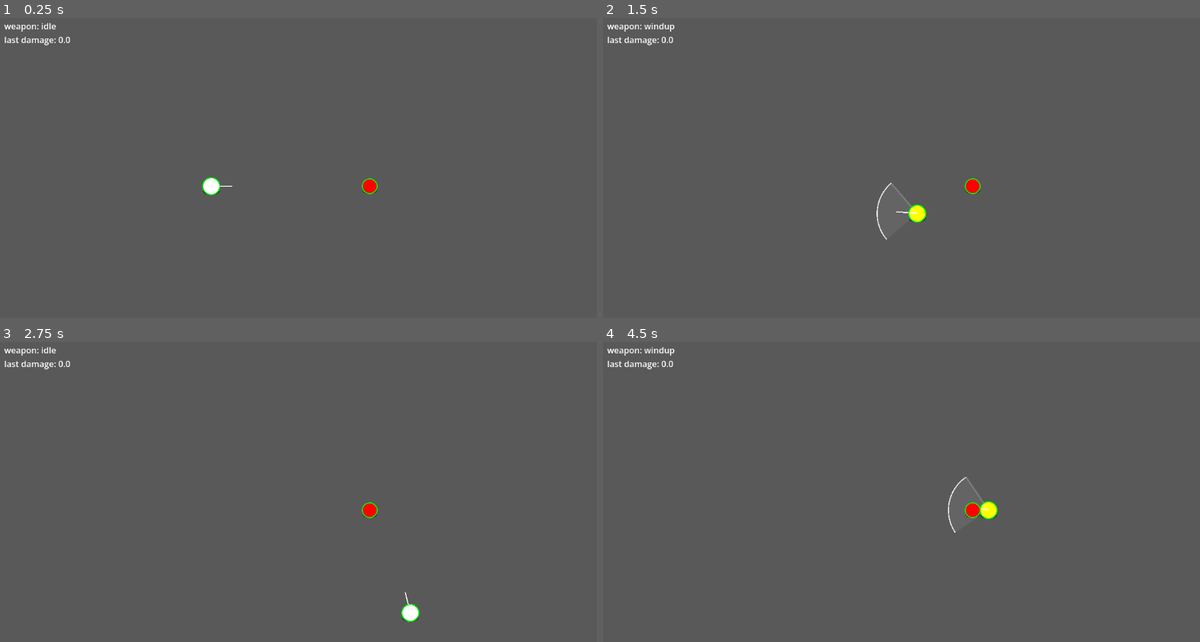
Above: before the commit, frames 1-4 (two rows, left to right).
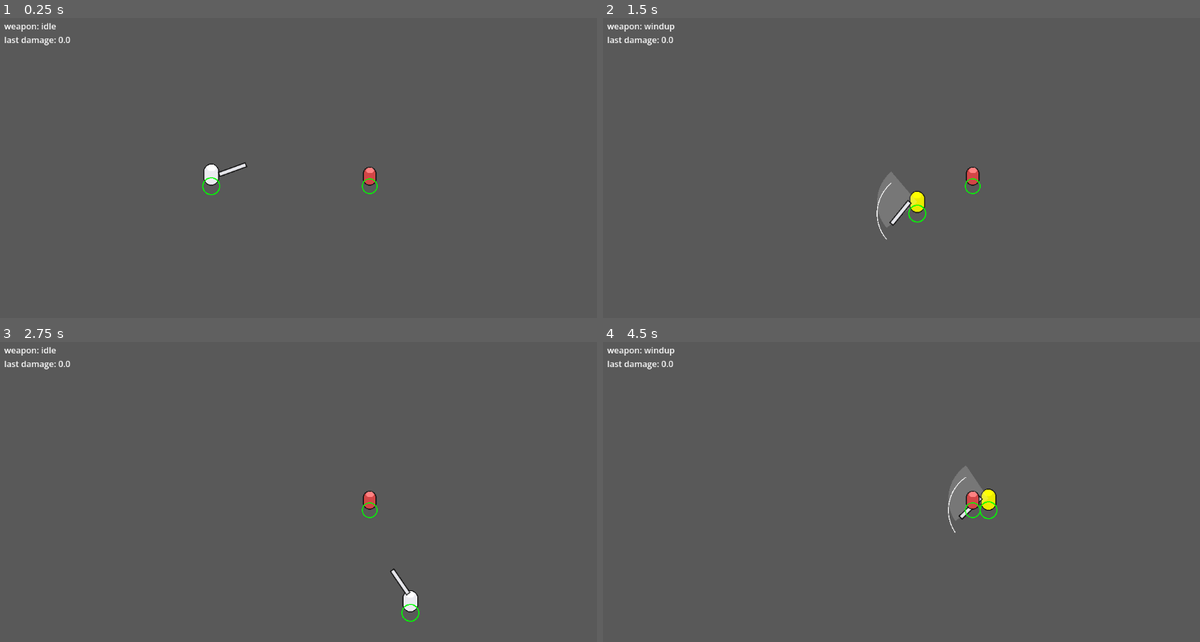
Above: after the commit, the same moments.

Repository: Matcry12/Thiat
Game: Godot game, scene res://scenes/arena.tscn
The game is run twice, just before and just after one commit, with the same random seed, the same clock (stepped at 60 frames per second) and the same inputs.
Inputs (mouse positions are in pixels of both pictures, inside the frame that each line leads up to):
- Up to frame 1 (0.25 s): no input
- Up to frame 2 (1.5 s): tap Enter at 0.5 s; move the mouse to (1038, 168) at 0.52 s; hold D (move_right) 0.53-1.28 s; click (1038, 168) at 0.6 s; move the mouse to (788, 204) at 1.27 s; hold S (move_down) from 1.28 s (still down); click (788, 204) at 1.35 s
- Up to frame 3 (2.75 s): move the mouse to (364, 435) at 2.02 s; release S (move_down) at 2.03 s; hold D (move_right) from 2.03 s (still down); click (364, 435) at 2.1 s
- Up to frame 4 (4.5 s): move the mouse to (877, 579) at 2.77 s; release D (move_right) at 2.78 s; hold W (move_up) 2.78-3.53 s; click (877, 579) at 2.85 s; move the mouse to (1092, 561) at 3.52 s; hold A (move_left) from 3.53 s (still down); click (1092, 561) at 3.6 s; move the mouse to (722, 459) at 4.27 s; click (722, 459) at 4.35 s

The runs differ from the first frame. In frame 1, 0.5% of the frame differs, in the area x 34-64%, y 48-59%; in frame 2, 0.7%, in the area x 45-64%, y 49-74%; in frame 3, 0.5%; in frame 4, 0.6%.

Commit message:
feat(slice-1.5): sprite template - real PNG files instead of code drawing
Placeholder art is now real image files shown by Sprite2D nodes, so swapping in
a real asset pack is a file replacement plus an inspector nudge, never a code
change (decision 0010).

- ActorVisual: the contract every character visual implements (set_move_state,
  set_facing, set_weapon_state, set_aim_angle). A future AnimatedSprite2D visual
  subclasses it and no combat code changes.
- SpriteActorVisual: placeholder implementation. Body and Shadow are separate
  Sprite2D nodes, so replacing the body keeps the shadow. Exported body_offset
  and shadow_offset are how art gets aligned without code.
- WeaponVisual: the sword is a sprite on a pivot that winds back and sweeps
  through the arc, all timed from WeaponData. Replaces the code-drawn wedge.
  Kept as a SIBLING of Visual, not a child, so replacing Visual cannot delete it.
- player.gd now publishes movement state and facing, not just weapon state.
- Y-sorting enabled: feet are the origin, so overlapping bodies draw in order.
- tools/make_placeholders.py generates the placeholder PNGs, re-runnable.
- docs/wiki/replacing-art.md: the 3-step guide for swapping in real assets.

Deleted: scripts/circle_visual.gd, scripts/fx/swing_arc.gd.
All four tests pass, project boots clean.

Co-Authored-By: Claude Opus 5 <noreply@anthropic.com>

Diff:
--- a/scenes/arena.tscn
+++ b/scenes/arena.tscn
@@ -11,6 +11,7 @@
 size = Vector2(32, 648)
 
 [node name="Arena" type="Node2D"]
+y_sort_enabled = true
 
 [node name="Background" type="ColorRect" parent="."]
 mouse_filter = 2
--- a/scenes/dummy.tscn
+++ b/scenes/dummy.tscn
@@ -1,9 +1,11 @@
-[gd_scene load_steps=5 format=3]
+[gd_scene load_steps=7 format=3]
 
 [ext_resource type="Script" path="res://scripts/dummy.gd" id="1"]
-[ext_resource type="Script" path="res://scripts/circle_visual.gd" id="2"]
+[ext_resource type="Script" path="res://scripts/visual/sprite_actor_visual.gd" id="2"]
 [ext_resource type="Script" path="res://scripts/components/hurtbox.gd" id="3"]
 [ext_resource type="Script" path="res://scripts/components/health.gd" id="4"]
+[ext_resource type="Texture2D" path="res://assets/placeholder/enemy.png" id="5"]
+[ext_resource type="Texture2D" path="res://assets/placeholder/shadow.png" id="6"]
 
 [sub_resource type="CircleShape2D" id="BodyShape"]
 radius = 14.0
@@ -19,9 +21,15 @@
 
 [node name="Visual" type="Node2D" parent="."]
 script = ExtResource("2")
-radius = 14.0
-height = 30.0
-base_color = Color(1, 0, 0, 1)
+body_texture = ExtResource("5")
+shadow_texture = ExtResource("6")
+body_offset = Vector2(0, -19)
+shadow_offset = Vector2(0, -2)
+
+[node name="Body" type="Sprite2D" parent="Visual"]
+
+[node name="Shadow" type="Sprite2D" parent="Visual"]
+z_index = -1
 
 [node name="Hurtbox" type="Area2D" parent="."]
 collision_layer = 4
--- a/scenes/player.tscn
+++ b/scenes/player.tscn
@@ -1,12 +1,15 @@
-[gd_scene load_steps=9 format=3]
+[gd_scene load_steps=11 format=3]
 
 [ext_resource type="Script" path="res://scripts/player.gd" id="1"]
-[ext_resource type="Script" path="res://scripts/circle_visual.gd" id="2"]
+[ext_resource type="Script" path="res://scripts/visual/sprite_actor_visual.gd" id="2"]
 [ext_resource type="Script" path="res://scripts/components/hurtbox.gd" id="3"]
-[ext_resource type="Script" path="res://scripts/fx/swing_arc.gd" id="7"]
+[ext_resource type="Script" path="res://scripts/visual/weapon_visual.gd" id="7"]
 [ext_resource type="Script" path="res://scripts/components/hitbox.gd" id="4"]
 [ext_resource type="Script" path="res://scripts/weapons/weapon_holder.gd" id="5"]
 [ext_resource type="Resource" path="res://data/weapons/sword.tres" id="6"]
+[ext_resource type="Texture2D" path="res://assets/placeholder/player.png" id="8"]
+[ext_resource type="Texture2D" path="res://assets/placeholder/shadow.png" id="9"]
+[ext_resource type="Texture2D" path="res://assets/placeholder/sword.png" id="10"]
 
 [sub_resource type="CircleShape2D" id="BodyShape"]
 radius = 16.0
@@ -26,13 +29,26 @@
 
 [node name="Visual" type="Node2D" parent="."]
 script = ExtResource("2")
-radius = 16.0
-height = 34.0
-draw_aim_indicator = true
+body_texture = ExtResource("8")
+shadow_texture = ExtResource("9")
+body_offset = Vector2(0, -22)
+shadow_offset = Vector2(0, -2)
 
-[node name="SwingArc" type="Node2D" parent="Visual"]
+[node name="Body" type="Sprite2D" parent="Visual"]
+
+[node name="Shadow" type="Sprite2D" parent="Visual"]
+z_index = -1
+
+[node name="WeaponVisual" type="Node2D" parent="."]
+position = Vector2(0, -22)
 script = ExtResource("7")
 weapon = ExtResource("6")
+blade_texture = ExtResource("10")
+blade_offset = Vector2(0, 0)
+
+[node name="Blade" type="Sprite2D" parent="WeaponVisual"]
+centered = false
+offset = Vector2(0, -5)
 
 [node name="Hurtbox" type="Area2D" parent="."]
 collision_layer = 2
--- a/scripts/circle_visual.gd
+++ /dev/null
@@ -1,49 +0,0 @@
-extends Node2D
-## Primitive-art visual, 2.5D top-down (Soul Knight style): the world is seen from
-## above, but BODIES STAY UPRIGHT and face the camera — they never rotate with aim.
-## Only the aim indicator rotates. A ground shadow sells the height.
-##
-## Everything drawn here is placeholder. This node is the single swap point for a
-## sprite later; no combat script may reach inside it (see decision 0005).
-
-@export var radius := 16.0
-@export var height := 34.0              ## upright body height (2.5D)
-@export var base_color := Color.WHITE
-@export var draw_shadow := true
-@export var draw_aim_indicator := false
-@export var aim_indicator_length := 40.0
-
-var aim_angle := 0.0                     ## set by the owner; only the indicator uses it
-var _tint := Color.WHITE
-
-func set_weapon_state(state: String) -> void:
-	match state:
-		"windup": _tint = Color.YELLOW
-		"active": _tint = Color.RED
-		"recovery": _tint = Color.GRAY
-		_: _tint = Color.WHITE
-	queue_redraw()
-
-func set_aim_angle(angle: float) -> void:
-	if not is_equal_approx(angle, aim_angle):
-		aim_angle = angle
-		queue_redraw()
-
-func _draw() -> void:
-	# Ground shadow: an ellipse at the feet is what reads as "standing up" in 2.5D.
-	if draw_shadow:
-		draw_set_transform(Vector2(0, radius * 0.6), 0.0, Vector2(1.0, 0.45))
-		draw_circle(Vector2.ZERO, radius, Color(0, 0, 0, 0.35))
-		draw_set_transform(Vector2.ZERO, 0.0, Vector2.ONE)
-
-	# Upright capsule body: never rotated by aim.
-	var color := base_color * _tint
-	var half := (height - radius * 2.0) * 0.5
-	draw_circle(Vector2(0, -half), radius, color)
-	draw_circle(Vector2(0, half), radius, color)
-	draw_rect(Rect2(-radius, -half, radius * 2.0, half * 2.0), color)
-
-	# Aim indicator: the ONLY thing that follows the cursor.
-	if draw_aim_indicator:
-		var from := Vector2(0, -half * 0.3)
-		draw_line(from, from + Vector2.RIGHT.rotated(aim_angle) * aim_indicator_length, Color.WHITE, 2.0)
--- a/scripts/fx/swing_arc.gd
+++ /dev/null
@@ -1,76 +0,0 @@
-extends Node2D
-class_name SwingArc
-## The visible sword swing: a wedge that sweeps through the weapon's arc, then fades.
-##
-## Placeholder ONLY. This node exists so the swing has a *slot* in the scene tree:
-## replace it with an AnimatedSprite2D (or a shader quad, or a trail) and nothing else
-## changes — it is driven entirely by `on_weapon_state()` + the WeaponData numbers,
-## never by hardcoded timings. See decision 0005.
-
-@export var weapon: WeaponData
-@export var color := Color(1, 1, 1, 0.85)
-@export var fade_time := 0.12          ## how long the wedge lingers after the active frame
-@export var sweep := true              ## sweep the leading edge through the arc, vs pop the whole wedge
-@export var thickness := 3.0
-@export var telegraph_alpha := 0.18    ## faint wedge shown during windup so the reach is readable
-
-var aim_angle := 0.0
-
-var _phase := "idle"
-var _t := 0.0                          ## 0..1 through the current phase
-var _fade := 0.0
-
-func set_aim_angle(angle: float) -> void:
-	aim_angle = angle
-
-func on_weapon_state(state: String) -> void:
-	_phase = state
-	_t = 0.0
-	if state == "recovery":
-		_fade = fade_time
-	queue_redraw()
-
-func _process(delta: float) -> void:
-	if weapon == null:
-		return
-	var duration := 0.0
-	match _phase:
-		"windup": duration = weapon.windup
-		"active": duration = weapon.active
-		_: duration = 0.0
-	if duration > 0.0:
-		_t = minf(1.0, _t + delta / duration)
-	if _fade > 0.0:
-		_fade = maxf(0.0, _fade - delta)
-	if _phase != "idle" or _fade > 0.0:
-		queue_redraw()
-
-func _draw() -> void:
-	if weapon == null:
-		return
-	var half := deg_to_rad(weapon.arc_degrees * 0.5)
-	var r: float = weapon.reach
-
-	match _phase:
-		"windup":
-			# Faint full wedge: tells the player where the swing will land.
-			_draw_wedge(aim_angle - half, aim_angle + half, r, Color(color, telegraph_alpha))
-		"active":
-			# Leading edge sweeps across the arc so the swing reads as motion, not a flash.
-			var to_angle: float = aim_angle - half + (2.0 * half * (_t if sweep else 1.0))
-			_draw_wedge(aim_angle - half, to_angle, r, color)
-		_:
-			if _fade > 0.0:
-				var a: float = color.a * (_fade / fade_time)
-				_draw_wedge(aim_angle - half, aim_angle + half, r, Color(color, a))
-
-func _draw_wedge(from_angle: float, to_angle: float, r: float, c: Color) -> void:
-	if absf(to_angle - from_angle) < 0.001:
-		return
-	var points := PackedVector2Array([Vector2.ZERO])
-	var steps := 16
-	for i in steps + 1:
-		points.append(Vector2.RIGHT.rotated(lerpf(from_angle, to_angle, float(i) / steps)) * r)
-	draw_colored_polygon(points, Color(c, c.a * 0.35))
-	draw_arc(Vector2.ZERO, r, from_angle, to_angle, 24, c, thickness)
-	draw_line(Vector2.ZERO, Vector2.RIGHT.rotated(to_angle) * r, c, thickness)
--- a/scripts/player.gd
+++ b/scripts/player.gd
@@ -1,37 +1,47 @@
 extends CharacterBody2D
-## Player: 8-directional movement, mouse aim. Combat lives in WeaponHolder/Hitbox,
-## reached only through the `state_changed` signal — never touches Visual directly.
+## Player: 8-directional movement, mouse aim. Combat lives in WeaponHolder/Hitbox.
+## `visual`/`weapon_visual` are reached only through the ActorVisual contract
+## (set_move_state/set_facing/set_weapon_state/set_aim_angle) — never touched
+## for internals (decision 0005, 0010).
 
 @export var speed := 260.0
 
-@onready var visual: Node2D = $Visual
-@onready var swing_arc: SwingArc = $Visual/SwingArc
+@onready var visual: ActorVisual = $Visual
+# Sibling of Visual, NOT a child: replacing the Visual node must never
+# delete the weapon with it (same trap as the shadow).
+@onready var weapon_visual: WeaponVisual = $WeaponVisual
 @onready var weapon_holder: WeaponHolder = $WeaponHolder
 @onready var hitbox: Hitbox = $Hitbox
 
 var aim_direction := Vector2.RIGHT
+var _move_state := "idle"
 
 func _ready() -> void:
 	weapon_holder.state_changed.connect(_on_weapon_state_changed)
-	swing_arc.weapon = weapon_holder.weapon
+	weapon_visual.weapon = weapon_holder.weapon
 
 func _physics_process(_delta: float) -> void:
 	var input_dir := Input.get_vector("move_left", "move_right", "move_up", "move_down")
 	velocity = input_dir * speed
 	move_and_slide()
 
+	var new_move_state := "run" if velocity.length() > 1.0 else "idle"
+	if new_move_state != _move_state:
+		_move_state = new_move_state
+		visual.set_move_state(_move_state)
+
 	aim_direction = (get_global_mouse_position() - global_position).normalized()
 	if aim_direction == Vector2.ZERO:
 		aim_direction = Vector2.RIGHT
 	hitbox.aim_direction = aim_direction
-	# 2.5D: the body stays upright, only the aim indicator turns (decision 0009).
+	visual.set_facing(aim_direction)
+	# 2.5D: the body stays upright, only the aim indicator/weapon turn (decision 0009).
 	visual.set_aim_angle(aim_direction.angle())
-	swing_arc.set_aim_angle(aim_direction.angle())
+	weapon_visual.set_aim_angle(aim_direction.angle())
 
 	if Input.is_action_just_pressed("attack"):
 		weapon_holder.try_attack()
 
 func _on_weapon_state_changed(state: String) -> void:
-	if visual.has_method("set_weapon_state"):
-		visual.set_weapon_state(state)
-	swing_arc.on_weapon_state(state)
+	visual.set_weapon_state(state)
+	weapon_visual.on_weapon_state(state)
--- /dev/null
+++ b/scripts/visual/actor_visual.gd
@@ -0,0 +1,33 @@
+extends Node2D
+class_name ActorVisual
+## The contract every character visual implements (decision 0010). Combat and
+## movement code call ONLY these four methods and never reach inside a visual
+## node (decision 0005) — that is what makes swapping art a file replacement,
+## not a code change.
+##
+## Example: `SpriteActorVisual` (placeholder, today) satisfies this contract.
+## A future `AnimatedSprite2D`-based visual subclasses `ActorVisual` too, and
+## nothing outside the visual script changes — `player.gd` still just calls
+## `visual.set_move_state(...)`.
+##
+## Every method has a working no-op default so a subclass can override only
+## the ones it needs.
+
+## "idle" | "run" — lets the visual play the right pose/animation.
+func set_move_state(_state: String) -> void:
+	pass
+
+## The direction the character is facing (usually the aim direction). The
+## visual decides flip/animation from this; combat code never sets rotation
+## directly (2.5D bodies never rotate with aim, decision 0009).
+func set_facing(_dir: Vector2) -> void:
+	pass
+
+## "idle" | "windup" | "active" | "recovery" — weapon swing feedback (tint).
+func set_weapon_state(_state: String) -> void:
+	pass
+
+## Radians. Only used for things that DO rotate with aim (e.g. an indicator);
+## the body itself must not rotate (decision 0009).
+func set_aim_angle(_angle: float) -> void:
+	pass
--- /dev/null
+++ b/scripts/visual/sprite_actor_visual.gd
@@ -0,0 +1,61 @@
+extends ActorVisual
+class_name SpriteActorVisual
+## Placeholder sprite implementation of ActorVisual (decision 0010).
+##
+## Structure: a `Body` Sprite2D (the upright character) + a separate `Shadow`
+## Sprite2D. The shadow is its own node so replacing the body texture never
+## loses the shadow.
+##
+## To swap in a real asset: set `body_texture` / `shadow_texture` to the new
+## PNGs and nudge `body_offset` / `shadow_offset` in the inspector. No script
+## change needed.
+
+@export var body_texture: Texture2D
+@export var shadow_texture: Texture2D
+@export var body_offset := Vector2.ZERO   ## nudge so the sprite's feet sit at this node's origin
+@export var shadow_offset := Vector2.ZERO
+@export var flip_when_facing_left := true
+@export var run_bob := 2.0                ## pixels of vertical bob while running (never rotate, decision 0009)
+@export var bob_speed := 10.0             ## bob cycles per second-ish (radians/sec fed to sin())
+
+@onready var body: Sprite2D = $Body
+@onready var shadow: Sprite2D = $Shadow
+
+var _facing_left := false
+var _running := false
+var _bob_t := 0.0
+
+func _ready() -> void:
+	body.texture = body_texture
+	shadow.texture = shadow_texture
+	body.position = body_offset
+	shadow.position = shadow_offset
+
+func _process(delta: float) -> void:
+	if not _running:
+		return
+	_bob_t += delta * bob_speed
+	body.position = body_offset + Vector2(0, sin(_bob_t) * run_bob)
+
+func set_move_state(state: String) -> void:
+	_running = state == "run"
+	if not _running:
+		body.position = body_offset
+
+func set_facing(dir: Vector2) -> void:
+	if not flip_when_facing_left or absf(dir.x) < 0.001:
+		return
+	# TODO: an 8-direction sprite set would pick an animation/frame name here
+	# instead of a left/right flip.
+	_facing_left = dir.x < 0.0
+	body.flip_h = _facing_left
+
+func set_weapon_state(state: String) -> void:
+	match state:
+		"windup": body.modulate = Color.YELLOW
+		"active": body.modulate = Color.RED
+		"recovery": body.modulate = Color.GRAY
+		_: body.modulate = Color.WHITE
+
+func set_aim_angle(_angle: float) -> void:
+	pass  # body never rotates with aim (2.5D, decision 0009); WeaponVisual handles aim.
--- /dev/null
+++ b/scripts/visual/weapon_visual.gd
@@ -0,0 +1,82 @@
+extends Node2D
+class_name WeaponVisual
+## The weapon sprite on a rotating pivot (decision 0010). Replaces the drawn
+## wedge that used to live in scripts/fx/swing_arc.gd (deleted).
+##
+## The whole node rotates to the aim angle; `Blade` sits at `hand_distance`
+## along +X (weapon sprites point +X at rotation 0, pivot at the LEFT edge —
+## the hand). All timing comes from `weapon` (a WeaponData resource), never
+## a hardcoded second.
+
+@export var weapon: WeaponData
+@export var blade_texture: Texture2D
+@export var blade_offset := Vector2.ZERO
+@export var hand_distance := 14.0          ## distance from body centre to the hand
+@export var rest_angle_degrees := -20.0    ## idle hold angle, relative to aim
+@export var windup_angle_degrees := 60.0   ## how far back the blade winds up, relative to aim
+@export var show_reach_telegraph := true   ## faint wedge during windup, reused from the old swing_arc draw code
+@export var telegraph_color := Color(1, 1, 1, 0.18)
+
+@onready var blade: Sprite2D = $Blade
+
+var aim_angle := 0.0
+
+var _phase := "idle"
+var _t := 0.0
+var _blade_angle := 0.0          ## Blade.rotation, relative to this node (i.e. relative to aim)
+var _phase_start_angle := 0.0
+var _phase_target_angle := 0.0
+
+func _ready() -> void:
+	if blade_texture:
+		blade.texture = blade_texture
+	blade.position = Vector2(hand_distance, 0) + blade_offset
+	_blade_angle = deg_to_rad(rest_angle_degrees)
+	_phase_start_angle = _blade_angle
+	_phase_target_angle = _blade_angle
+	blade.rotation = _blade_angle
+
+func set_aim_angle(angle: float) -> void:
+	aim_angle = angle
+	rotation = angle
+
+func on_weapon_state(state: String) -> void:
+	_phase = state
+	_t = 0.0
+	_phase_start_angle = _blade_angle
+	match state:
+		"windup":
+			_phase_target_angle = -deg_to_rad(windup_angle_degrees)
+		"active":
+			var arc: float = deg_to_rad(weapon.arc_degrees) if weapon else 0.0
+			_phase_target_angle = _phase_start_angle + arc
+		_:
+			_phase_target_angle = deg_to_rad(rest_angle_degrees)
+	queue_redraw()
+
+func _process(delta: float) -> void:
+	var duration := 0.0
+	if weapon != null:
+		match _phase:
+			"windup": duration = weapon.windup
+			"active": duration = weapon.active
+			"recovery": duration = weapon.recovery
+	_t = 1.0 if duration <= 0.0 else minf(1.0, _t + delta / duration)
+	_blade_angle = lerpf(_phase_start_angle, _phase_target_angle, _t)
+	blade.rotation = _blade_angle
+	if show_reach_telegraph and _phase == "windup":
+		queue_redraw()
+
+func _draw() -> void:
+	# Faint wedge telling the player where the swing will land. Adapted from
+	# the old swing_arc.gd `_draw_wedge` — drawn here in this node's local
+	# space, which is already rotated to aim_angle by set_aim_angle().
+	if not show_reach_telegraph or weapon == null or _phase != "windup":
+		return
+	var half := deg_to_rad(weapon.arc_degrees * 0.5)
+	var r: float = weapon.reach
+	var points := PackedVector2Array([Vector2.ZERO])
+	var steps := 16
+	for i in steps + 1:
+		points.append(Vector2.RIGHT.rotated(lerpf(-half, half, float(i) / steps)) * r)
+	draw_colored_polygon(points, telegraph_color)
--- /dev/null
+++ b/tests/test_visual_contract.gd
@@ -0,0 +1,21 @@
+extends SceneTree
+# Headless: proves the swap promise (decision 0010) — the player's Visual is an
+# ActorVisual and implements all four contract methods.
+func _init():
+	var player = load("res://scenes/player.tscn").instantiate()
+	root.add_child(player)
+	await process_frame
+	var visual = player.get_node("Visual")
+
+	var is_actor_visual: bool = visual is ActorVisual
+	var methods := ["set_move_state", "set_facing", "set_weapon_state", "set_aim_angle"]
+	var missing: Array[String] = []
+	for m in methods:
+		if not visual.has_method(m):
+			missing.append(m)
+
+	print("visual is ActorVisual: ", is_actor_visual)
+	print("missing methods: ", missing)
+	var ok: bool = is_actor_visual and missing.is_empty()
+	print("PASS" if ok else "FAIL")
+	quit(0 if ok else 1)
Binary file added: assets/placeholder/boss.png
Not shown, added: assets/placeholder/boss.png.import
Binary file added: assets/placeholder/bow.png
Not shown, added: assets/placeholder/bow.png.import
Binary file added: assets/placeholder/enemy.png
Not shown, added: assets/placeholder/enemy.png.import
Binary file added: assets/placeholder/player.png
Not shown, added: assets/placeholder/player.png.import
Binary file added: assets/placeholder/projectile.png
Not shown, added: assets/placeholder/projectile.png.import
Binary file added: assets/placeholder/shadow.png
Not shown, added: assets/placeholder/shadow.png.import
(and 12 more such lines)
